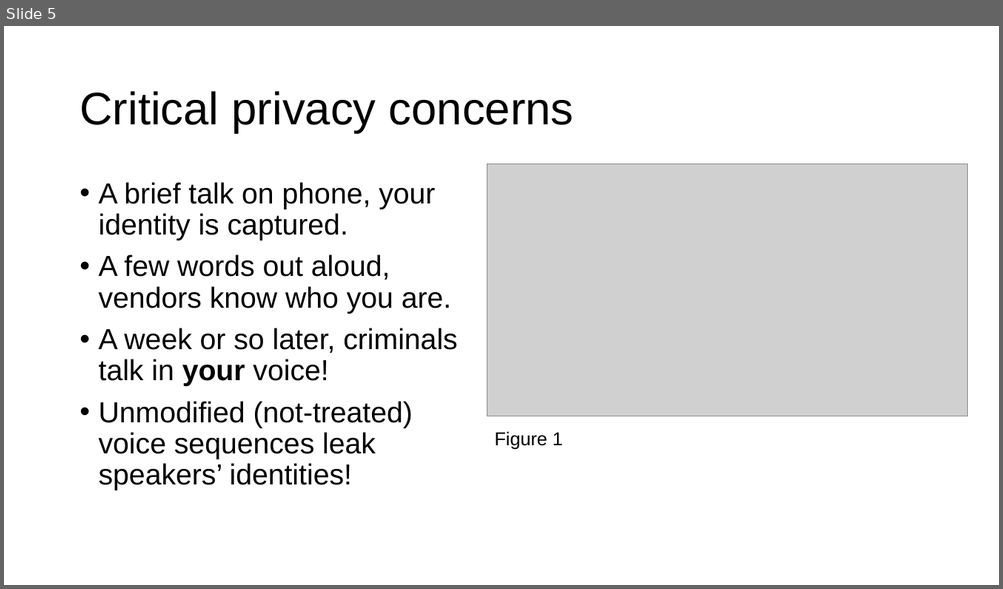
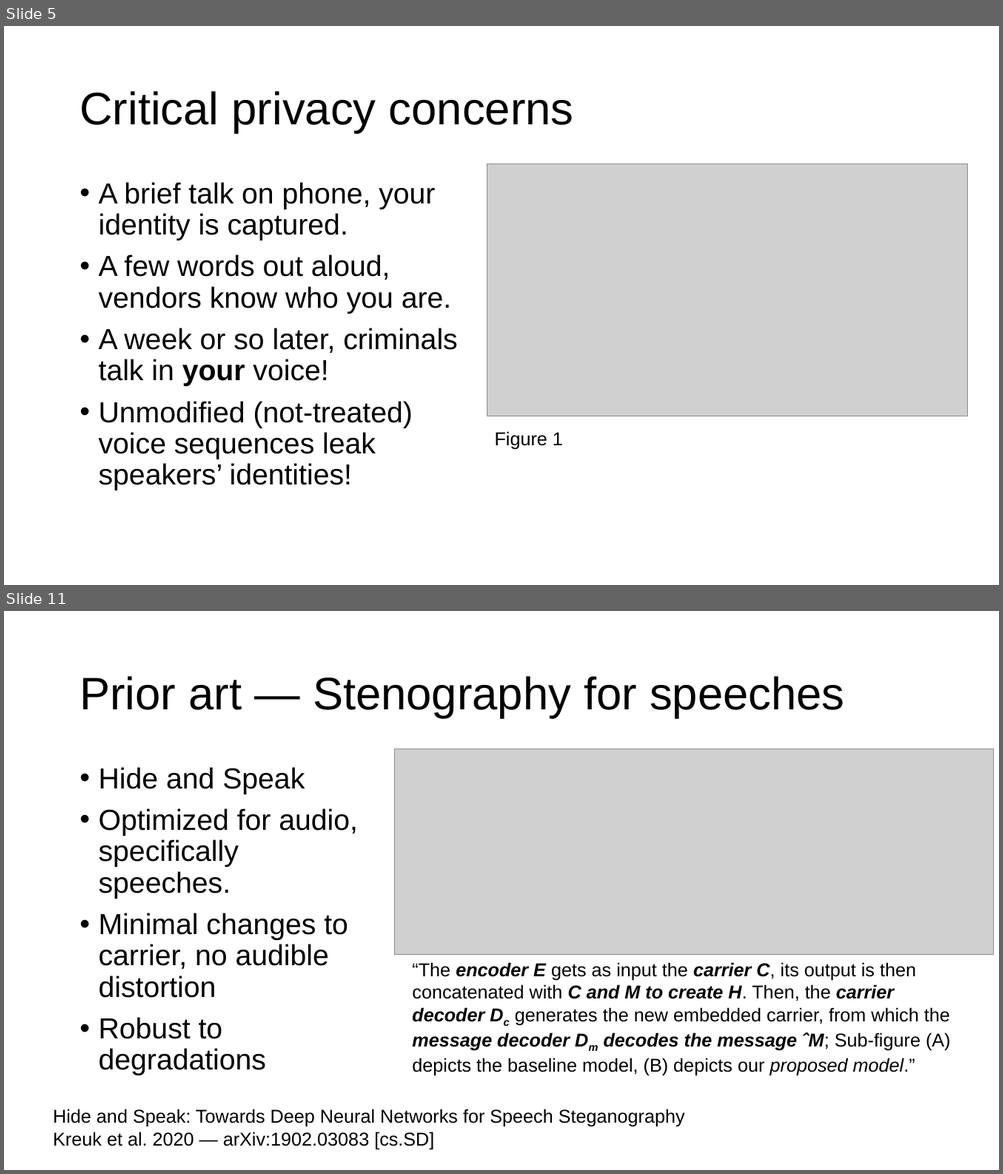
Before and after one commit to aurantiaco-sucus/sgvc_adv_conf, a slide deck: pres.pptx. Shown one above the other, each under a label of ours: slide 5 before the commit, slides 5 and 11 after it; the slides between them are not shown. The pictures are 1003x589 and 1003x1174 pixels, drawn with LibreOffice and Linux fonts; fonts in the diff are those of the drawing; grey boxes stand for pictures. Boxes give left, top, right and bottom in pixels: in the first picture for what was removed or moved away, otherwise in the second. Text is boxed around its words. In the diff, an @@ line names an element or a change of style, - is before the commit and + after.

```diff
--- a/pres.pptx
+++ b/pres.pptx
@@ slide 11 added at [4, 611, 999, 1170], background #FFFFFF @@
@@ title added at [79, 676, 845, 718], 44 pt, text #000000 @@
+Prior art — Stenography for speeches
@@ picture added at [395, 749, 993, 955] @@
@@ text added at [99, 767, 358, 1076], 28 pt, text #000000 @@
+• Hide and Speak
+• Optimized for audio, specifically speeches.
+• Minimal changes to carrier, no audible distortion
+• Robust to degradations
@@ text added at [412, 963, 950, 1076], 18 pt, text #000000 @@
+“The encoder E gets as input the carrier C, its output is then concatenated with C and M to create H. Then, the carrier decoder Dc generates the new embedded carrier, from which the message decoder Dm decodes the message ˆM; Sub-figure (A) depicts the baseline model, (B) depicts our proposed model.”
@@ text added at [53, 1109, 685, 1150], 18 pt, text #000000 @@
+Hide and Speak: Towards Deep Neural Networks for Speech Steganography
+Kreuk et al. 2020 — arXiv:1902.03083 [cs.SD]
```
Also in this commit, not shown: 4 slides changed, 14 other slides added.
